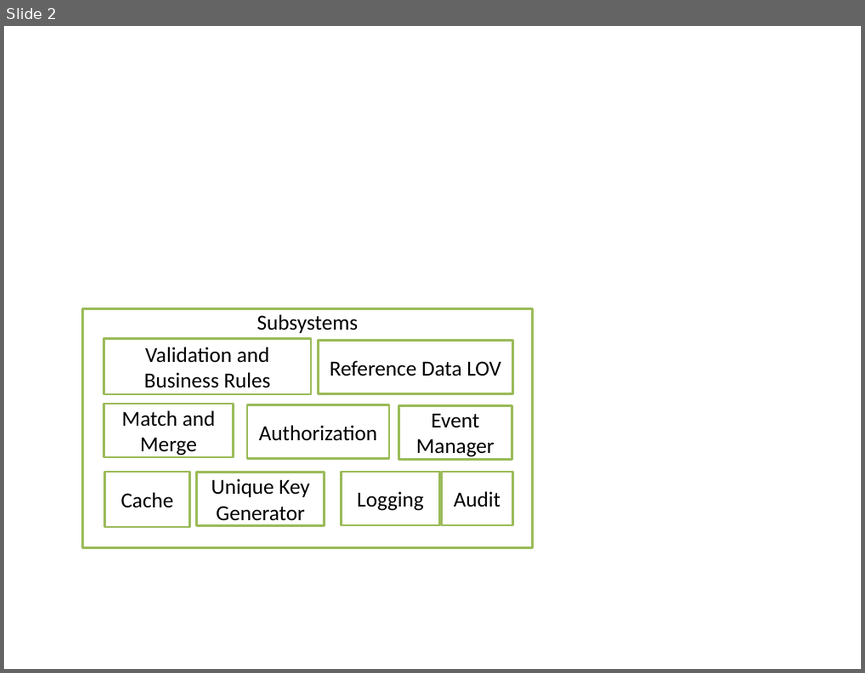
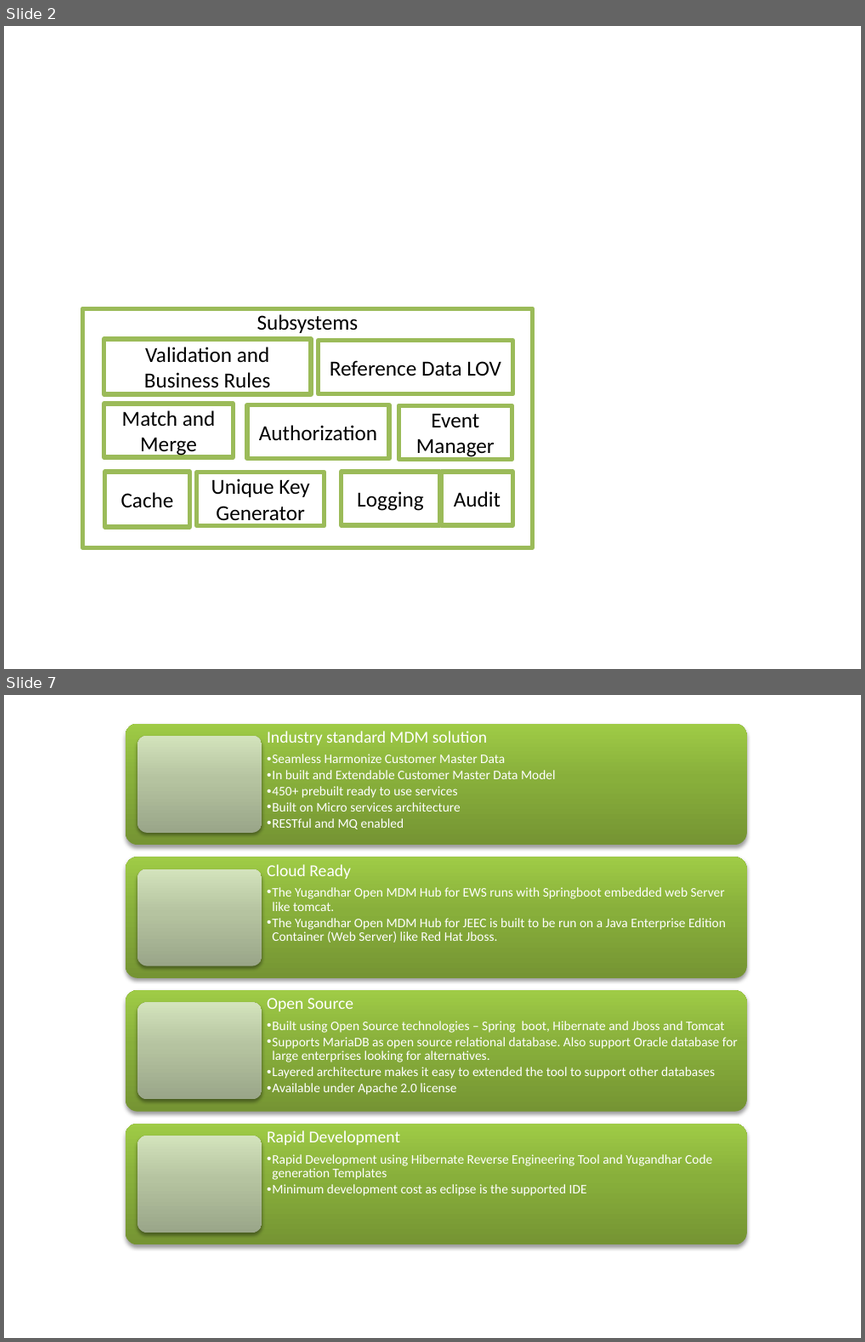
Before and after one commit to yugandharproject/YugandharMDMHubDocs, a slide deck: yugandhar-openmdm-doc/Architecture.pptx. Shown one above the other, each under a label of ours: slide 2 before the commit, slides 2 and 7 after it; the slides between them are not shown. The pictures are 865x673 and 865x1342 pixels, drawn with LibreOffice and Linux fonts; fonts in the diff are those of the drawing. Boxes give left, top, right and bottom in pixels: in the first picture for what was removed or moved away, otherwise in the second. Text is boxed around its words. In the diff, an @@ line names an element or a change of style, - is before the commit and + after.

```diff
--- a/yugandhar-openmdm-doc/Architecture.pptx
+++ b/yugandhar-openmdm-doc/Architecture.pptx
@@ slide 7 added at (4, 695, 861, 1338), background #FFFFFF @@
@@ group added at (126, 723, 747, 1244): 8 rounded rectangles, 4 texts @@
+Industry standard MDM solution
+  •• Seamless Harmonize Customer Master Data
+  •• In built and Extendable Customer Master Data Model
+  •• 450+ prebuilt ready to use services
+  •• Built on Micro services architecture
+  •• RESTful and MQ enabled
+Cloud Ready
+  •• The Yugandhar Open MDM Hub for EWS runs with Springboot embedded web Server like tomcat.
+  •• The Yugandhar Open MDM Hub for JEEC is built to be run on a Java Enterprise Edition Container (Web Server) like Red Hat Jboss.
+Open Source
+  •• Built using Open Source technologies – Spring boot, Hibernate and Jboss and Tomcat
+  •• Supports MariaDB as open source relational database. Also support Oracle database for large enterprises looking for alternatives.
+  •• Layered architecture makes it easy to extended the tool to support other databases
+  •• Available under Apache 2.0 license
+Rapid Development
+  •• Rapid Development using Hibernate Reverse Engineering Tool and Yugandhar Code generation Templates
+  •• Minimum development cost as eclipse is the supported IDE
@@ slide 2 changed as well @@
@@ outline #9BBB59 2 pt to #9BBB59 3.78 pt in 7 elements at (83, 309, 533, 548), (104, 339, 312, 394), (105, 471, 190, 528), (247, 405, 390, 458), (341, 471, 440, 525), (441, 471, 512, 525), (104, 404, 234, 457) @@
```
Also in this commit, not shown: 2 other slides changed, 12 other slides added, 1 slide removed, 4 other files.
